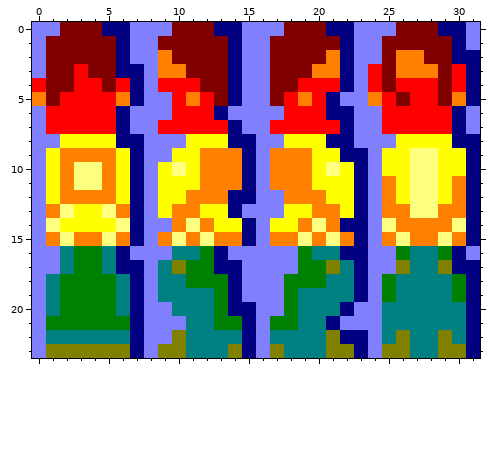
Two states of a pixel-art sprite, splatun/assets/Sprites/p1.png. Above: the version before the commit.
The file is 32x24 pixels. Colours within 5 levels of each other are drawn and written as one.
After:
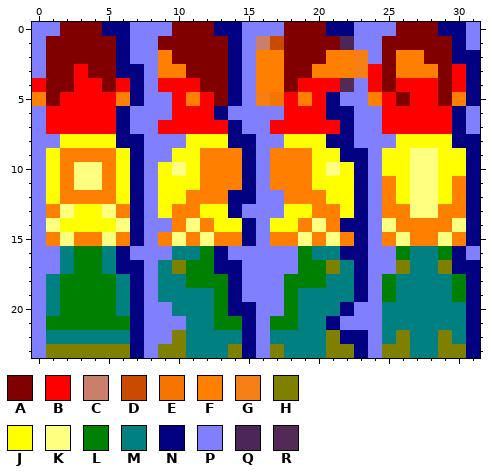
Palette (. is transparent): A #800000  B #ff0000  C #ca7f6a  D #ca4a00  E #f67500  F #ff8000  G #f57e15  H #808000  J #ffff00  K #ffff80  L #008000  M #008080  N #000080  P #8080ff  Q #4d2659  R #532956
What changed:
y 1: x 16..17 PA -> CD; x 22 N -> Q
y 2..3: x 16..17 PA -> FF; x 22..23 NP -> FG
y 4: x 16..17 PA -> FF; x 22 N -> R
y 5: x 16..17 PA -> GE
Boxes around the changes in both pictures, in picture pixels (x1, y1, x2, y2):
changed: (256, 36, 284, 106)
changed: (340, 36, 368, 92)
